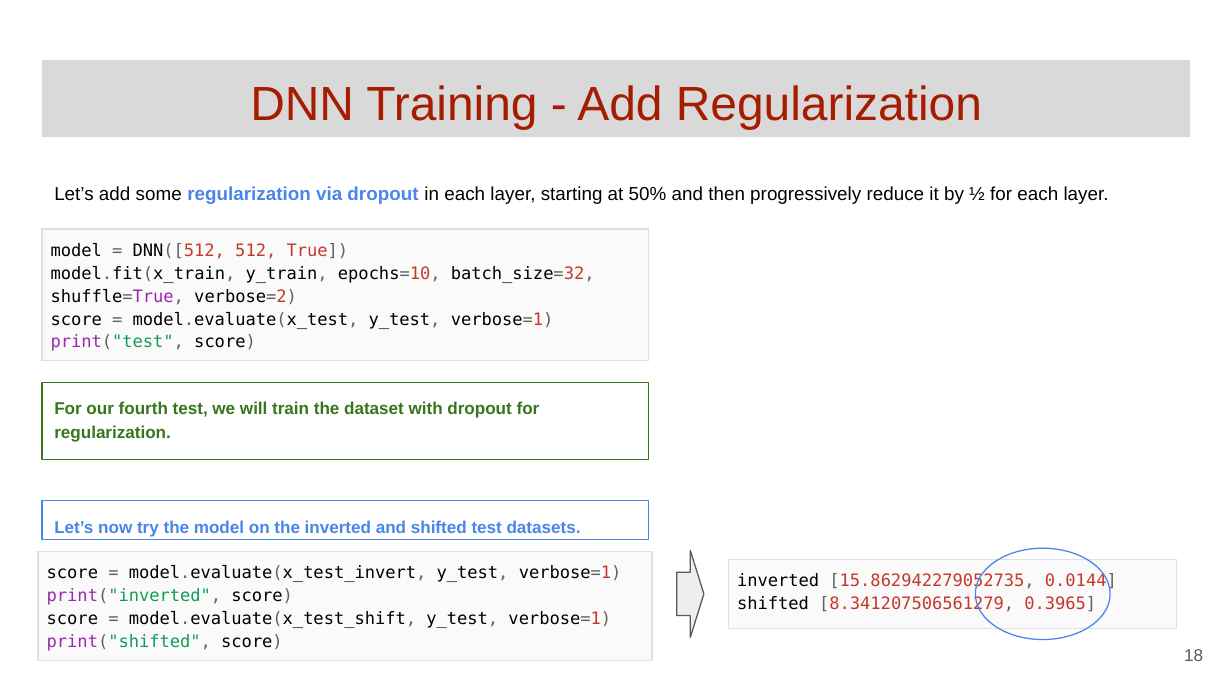
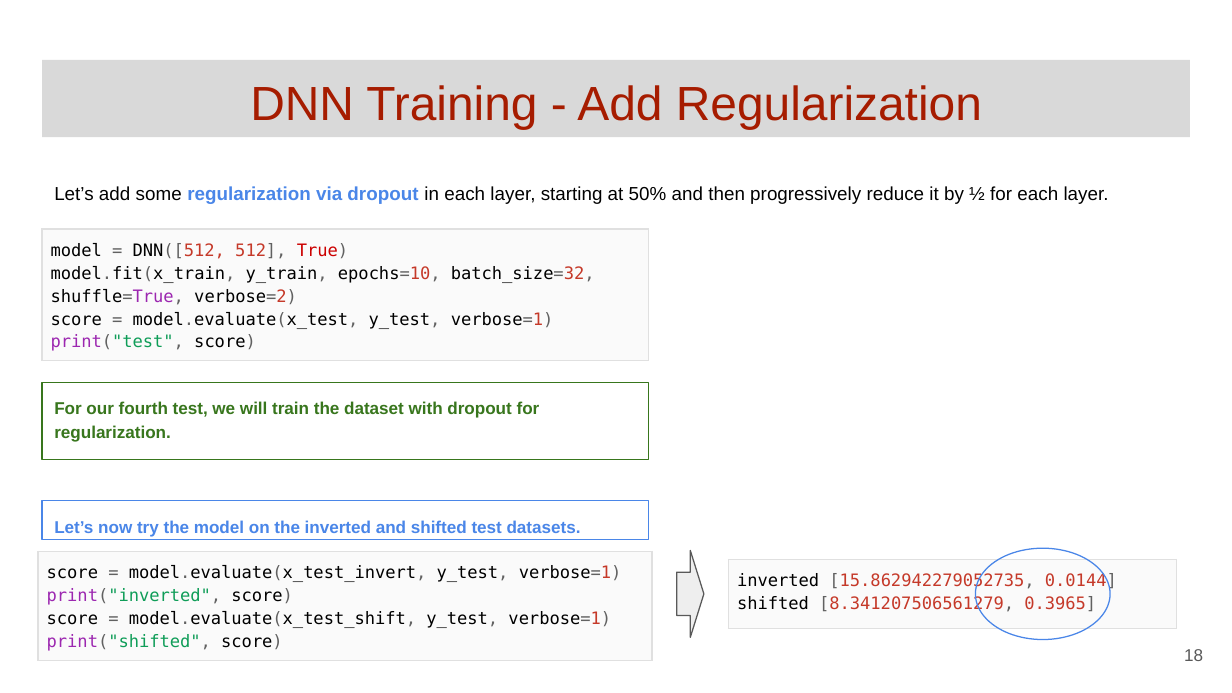
Before and after one commit to GoogleCloudPlatform/keras-idiomatic-programmer, a slide deck: slide 18 of books/deep-learning-design-patterns/Workshops/Junior/Deep Learning Design Patterns - Workshop - Chapter 8.pptx. Drawn at 1232x693 pixels with LibreOffice and Linux fonts; fonts in the diff are those of the drawing. Boxes give left, top, right and bottom in pixels: in the first picture for what was removed or moved away, otherwise in the second. Text is boxed around its words. In the diff, an @@ line names an element or a change of style, - is before the commit and + after.

Commit message:
fix typo with dropout

```diff
--- a/books/deep-learning-design-patterns/Workshops/Junior/Deep Learning Design Patterns - Workshop - Chapter 8.pptx
+++ b/books/deep-learning-design-patterns/Workshops/Junior/Deep Learning Design Patterns - Workshop - Chapter 8.pptx
@@ table at [42, 229, 648, 633] @@
@@ row 1, column 1: "model = DNN([512, 512, True]) / model.fit(x_train, y_train, epochs=10, batch_size=32, shuffle=True, verbose=2) / score = model.evaluate(x_test, y_test, verbose=1) / print("test", score)" to "model = DNN([512, 512], True) / model.fit(x_train, y_train, epochs=10, batch_size=32, shuffle=True, verbose=2) / score = model.evaluate(x_test, y_test, verbose=1) / print("test", score)" @@
```
